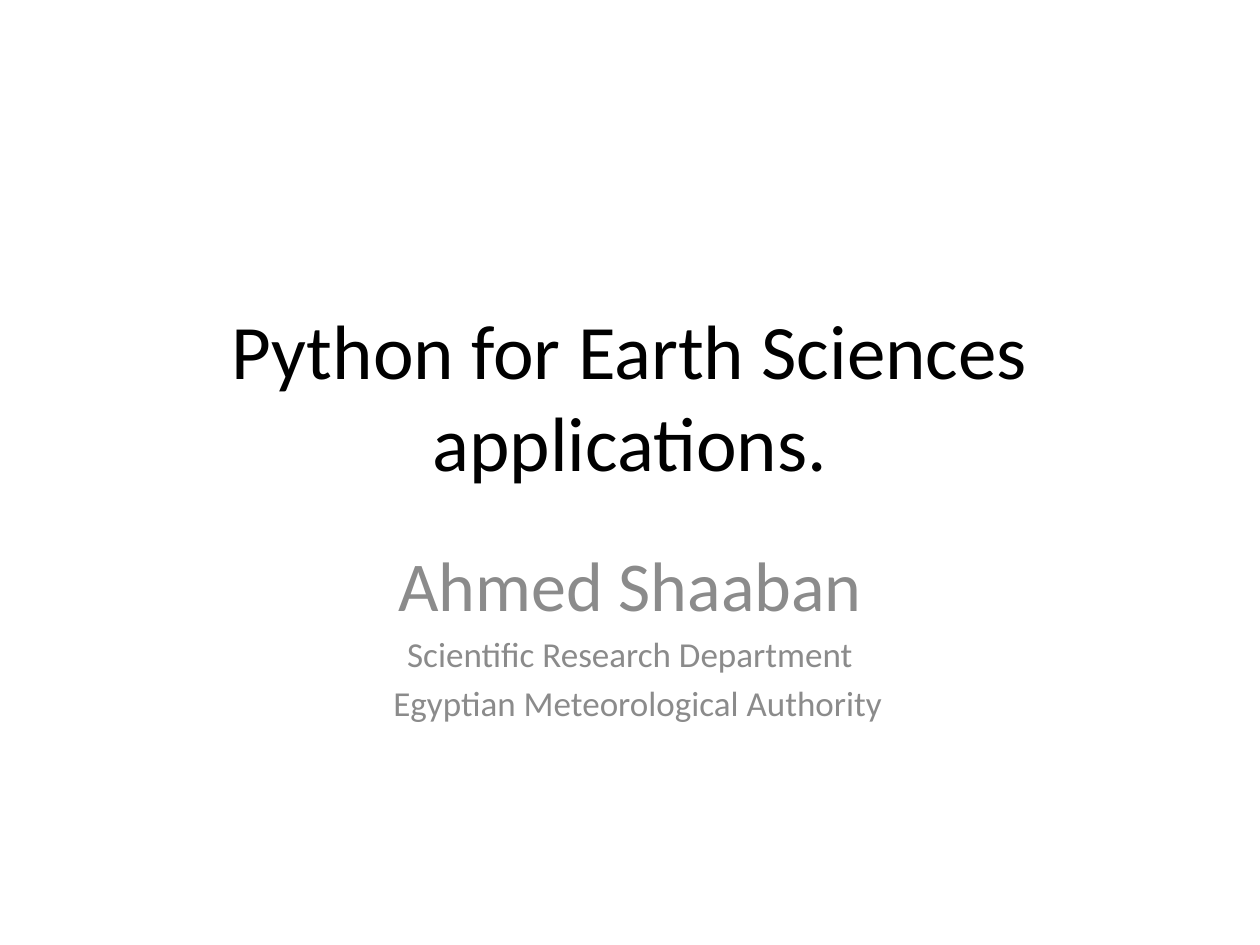
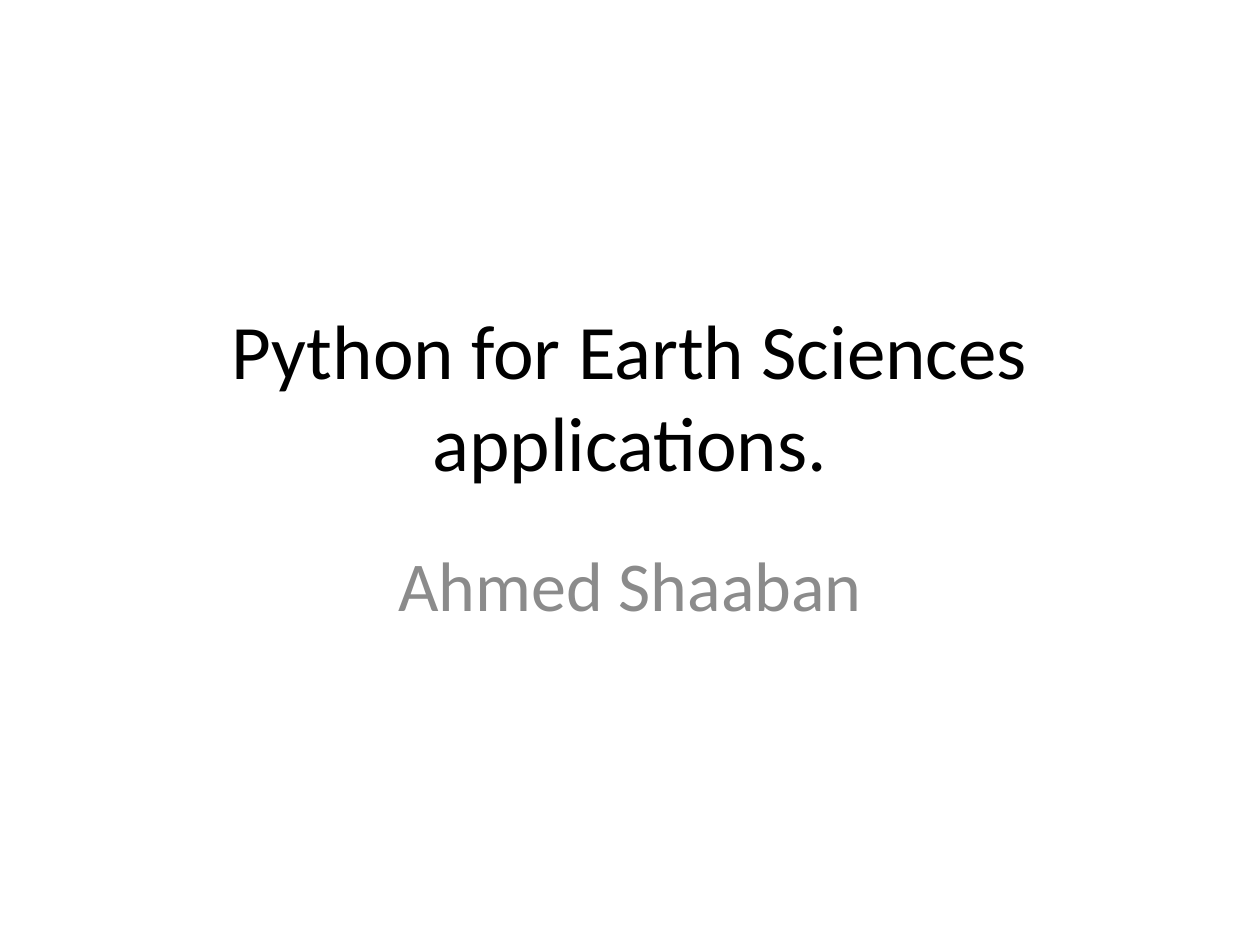
Before and after one commit to ahmedshaaban1/lecture_python, a slide deck: slide 1 of Presentation1.pptx. Drawn at 1260x945 pixels with LibreOffice and Linux fonts; fonts in the diff are those of the drawing. Boxes give left, top, right and bottom in pixels: in the first picture for what was removed or moved away, otherwise in the second. Text is boxed around its words. In the diff, an @@ line names an element or a change of style, - is before the commit and + after.

Commit message:
minor updates to the file

```diff
--- a/Presentation1.pptx
+++ b/Presentation1.pptx
@@ subtitle at [393,643,882,722]: paragraphs removed @@
-Scientific Research Department
-Egyptian Meteorological Authority
```
